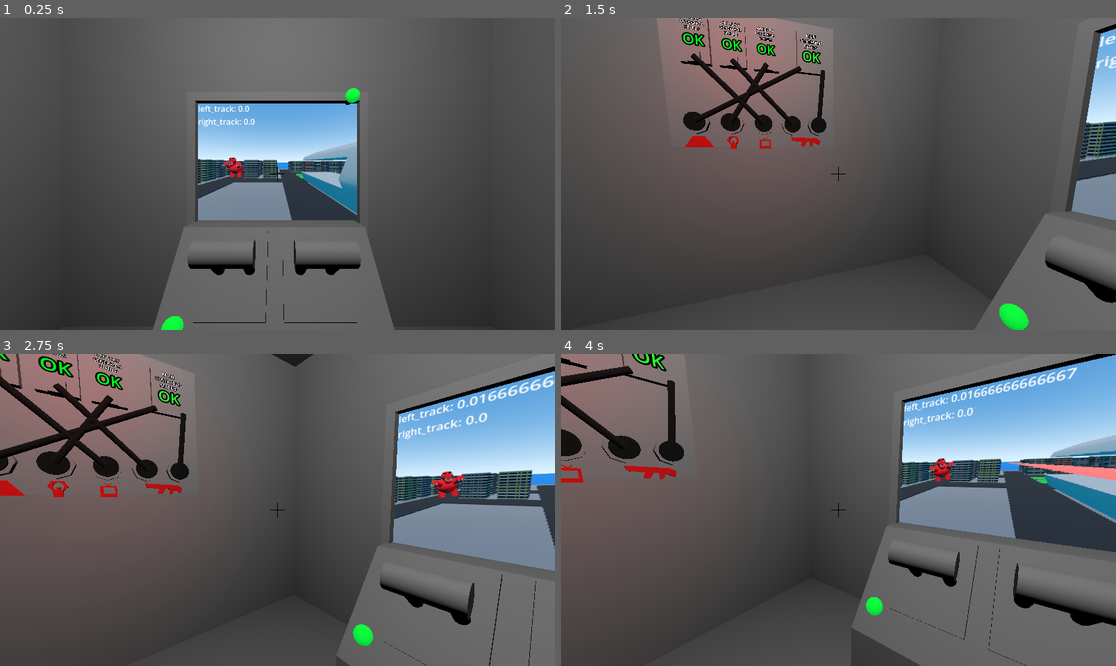
Above: before the commit, frames 1-4 (two rows, left to right).
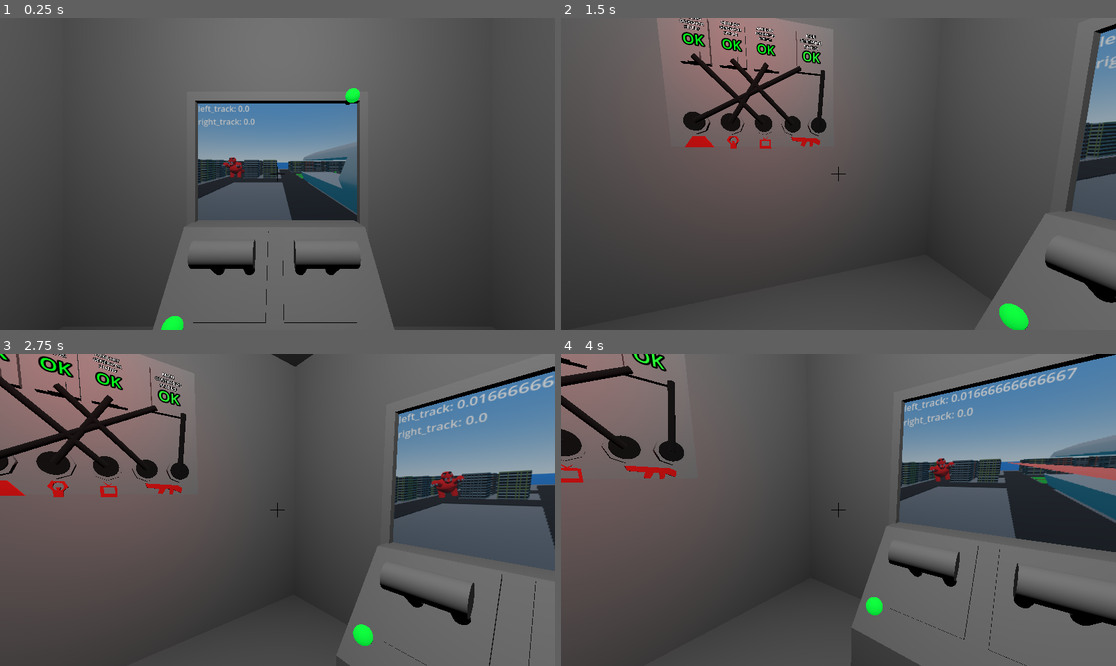
Above: after the commit, the same moments.

Repository: JuTeu/peltirumpu
Game: Godot game, scene res://scenes/main_scene.tscn
The game is run twice, just before and just after one commit, with the same random seed, the same clock (stepped at 60 frames per second) and the same inputs.
Inputs (mouse positions are in pixels of both pictures, inside the frame that each line leads up to):
- Up to frame 1 (0.25 s): no input
- Up to frame 2 (1.5 s): tap Enter (ui_accept) at 0.5, 0.77 s; move the mouse to (960, 158) at 0.52 s; hold Right (ui_right) 0.53-1.28 s; click (960, 158) at 0.67 s; move the mouse to (810, 174) at 1.27 s; hold Up (ui_up) from 1.28 s (still down)
- Up to frame 3 (2.75 s): keep holding Up (ui_up); tap Enter (ui_accept) at 1.52 s; move the mouse to (288, 503) at 2.02 s
- Up to frame 4 (4 s): keep holding Up (ui_up); move the mouse to (832, 516) at 2.77 s; click (832, 516) at 2.92 s; tap Enter (ui_accept) at 3.02, 3.77 s; move the mouse to (877, 513) at 3.52 s

The runs differ from the first frame. In frame 1, 9.0% of the frame differs, in the area x 35-65%, y 27-66%; in frame 2, 2.6%; in frame 3, 13%; in frame 4, 16%, in the area x 60-100%, y 0-64%.

Commit message:
Screen shut down and turn on animation

Diff:
--- a/scenes/cockpit_scene.tscn
+++ b/scenes/cockpit_scene.tscn
@@ -7,6 +7,7 @@
 [ext_resource type="Script" uid="uid://dn58cqtcix2hl" path="res://scripts/light_bulb.gd" id="3_5aw4l"]
 [ext_resource type="Environment" uid="uid://c1wdyqqo20o84" path="res://scenes/cockpit_scene.tres" id="3_ae7ma"]
 [ext_resource type="PackedScene" uid="uid://cpmlyx0cxwri8" path="res://scenes/lever.tscn" id="3_eqbwn"]
+[ext_resource type="Shader" uid="uid://dtmhw7qut7inr" path="res://shaders/screen.gdshader" id="5_4dgta"]
 [ext_resource type="PackedScene" uid="uid://vvw8tjenba8b" path="res://scenes/interactable_button.tscn" id="6_03le6"]
 [ext_resource type="PackedScene" uid="uid://bjb3bj612fto2" path="res://scenes/fuse.tscn" id="6_27ymm"]
 [ext_resource type="Script" uid="uid://djutr66ov0ivo" path="res://scripts/fuse_box.gd" id="7_beaq8"]
@@ -150,8 +151,10 @@
 
 [sub_resource type="PlaneMesh" id="PlaneMesh_ygba6"]
 
-[sub_resource type="StandardMaterial3D" id="StandardMaterial3D_ruw74"]
-shading_mode = 0
+[sub_resource type="ShaderMaterial" id="ShaderMaterial_3pq34"]
+render_priority = 0
+shader = ExtResource("5_4dgta")
+shader_parameter/progress = 0.0
 
 [sub_resource type="SphereShape3D" id="SphereShape3D_beaq8"]
 radius = 0.10813699
@@ -269,7 +272,7 @@
 [node name="Screen" type="MeshInstance3D" parent="." unique_id=65193637]
 transform = Transform3D(0.5, 0, 0, 0, -5.4639235e-09, -0.375, 0, 0.125, -1.639177e-08, 0, 0.54571474, -1.2784462)
 mesh = SubResource("PlaneMesh_ygba6")
-surface_material_override/0 = SubResource("StandardMaterial3D_ruw74")
+surface_material_override/0 = SubResource("ShaderMaterial_3pq34")
 script = ExtResource("2_ruw74")
 
 [node name="CSGBox3D3" type="CSGBox3D" parent="." unique_id=1146687320]
--- a/scripts/screen.gd
+++ b/scripts/screen.gd
@@ -5,18 +5,28 @@
 		return _powered
 	set(value):
 		_powered = value
+		if _tween:
+			_tween.kill()
+		_tween = create_tween()
 		if value:
-			_material.albedo_color = Color.WHITE
+			_tween.tween_method(_change_screen_status_progress, _material.get_shader_parameter("progress"), 0.0, 1.0)
+			#_material.albedo_color = Color.WHITE
 		else:
-			_material.albedo_color = Color.BLACK
+			#_material.albedo_color = Color.BLACK
+			_tween.tween_method(_change_screen_status_progress, _material.get_shader_parameter("progress"), 1.0, 1.0)
 var _powered := true
+var _tween: Tween
 @onready var _kaiju_sub_viewport: SubViewport = $"../../KaijuSubViewport"
-@onready var _material: StandardMaterial3D = get_surface_override_material(0)
+@onready var _material: ShaderMaterial = get_surface_override_material(0)
 var _timer := 0.0
+
+func _change_screen_status_progress(progress: float) -> void:
+	_material.set_shader_parameter("progress", progress)
 
 # Called when the node enters the scene tree for the first time.
 func _ready() -> void:
-	_material.albedo_texture = _kaiju_sub_viewport.get_texture()
+	_material.set_shader_parameter("tex", _kaiju_sub_viewport.get_texture())
+	#_material.albedo_texture = _kaiju_sub_viewport.get_texture()
 
 
 # Called every frame. 'delta' is the elapsed time since the previous frame.
--- /dev/null
+++ b/shaders/screen.gdshader
@@ -0,0 +1,64 @@
+shader_type spatial;
+
+uniform float progress = 0.0;
+uniform sampler2D tex : source_color, filter_linear_mipmap, repeat_enable;
+
+void vertex() {
+	// Called for every vertex the material is visible on.
+}
+
+vec3 orb(vec2 uv, float prog) {
+	if (prog < 0.5)
+	{
+		prog *= 2.0;
+	}
+	else
+	{
+		prog = 1.0 - (prog - 0.5) * 2.0;
+	}
+	uv.x -= 0.5;
+	uv.x *= 4.0 / 3.0;
+	uv.x += 0.5;
+	float dist = 1.0 - distance(uv, vec2(0.5));
+	dist *= dist * dist * dist * dist;
+	float prog1 = 1.0 - prog;
+	prog1 *= prog1;
+	prog1 = 1.0 - prog1;
+	return vec3(dist * prog1 * 1.5);
+}
+
+float uvYAdjust(float y, float prog) {
+	prog = min(1.0, prog * 2.0);
+	y = y * 2.0 - 1.0;
+	y *= 1.0 + prog * prog * prog * prog * 200.0;
+	y = (y + 1.0) / 2.0;
+	return y;
+}
+
+float uvXAdjust(float x, float prog)
+{
+	prog = max(0.0, (prog - 0.3) * 2.0);
+	x = x * 2.0 - 1.0;
+	x *= 1.0 + prog * prog * prog * prog * 200.0;
+	x = (x + 1.0) / 2.0;
+	return x;
+}
+
+void fragment() {
+	float prog = progress;//mod(TIME, 1.0);
+	vec2 adjustedUV = vec2(uvXAdjust(UV.x, prog), uvYAdjust(UV.y, prog));
+	if (adjustedUV.y < 0.0 || adjustedUV.y > 1.0 || adjustedUV.x > 1.0 || adjustedUV.x < 0.0)
+		ALBEDO = vec3(0.0);
+	else
+		ALBEDO = texture(tex, adjustedUV).rgb;
+	ALBEDO = clamp(ALBEDO + orb(UV, prog), vec3(0.0), vec3(1.0));
+	if (progress > 0.999)
+	{
+		ALBEDO = vec3(0.0);
+	}
+}
+
+//void light() {
+//	// Called for every pixel for every light affecting the material.
+//	// Uncomment to replace the default light processing function with this one.
+//}
Not shown, added: shaders/screen.gdshader.uid
